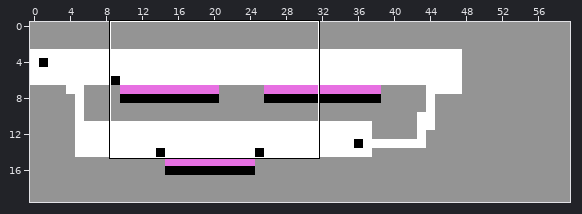
Level history. Tiled map: public/benchmark3/assets/Level3.tmx. Above: a wide view before the commit, with the close-up outlined.
Close-up. Old version:
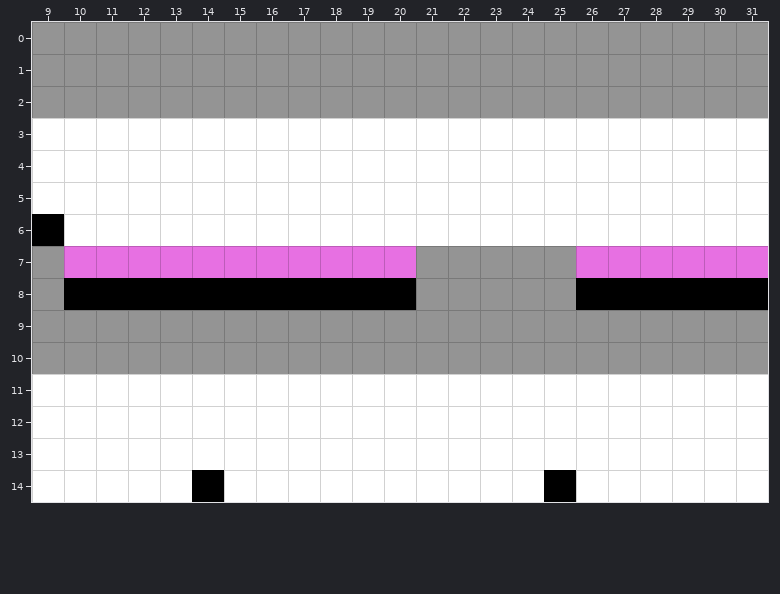
Cells are 32x32 px. Shown: x 9..31, y 0..14.
Once edited:
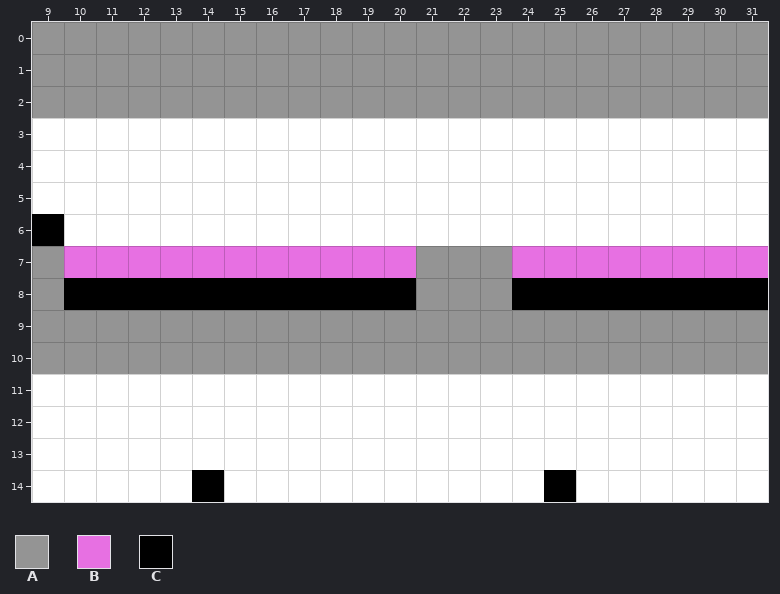
Key: from "tileset": A 2, B 5, C 6.
_ is an empty cell, . an unchanged one.
Objects are placed by their top-left corner, in cells (3,4 is the top-left corner of cell 3,4); size is 1x1 cell unless given.
The edit:
--- layer "blockedLayer"
@@ x 24..25 @@
- 7 AA
- 8 AA
+ 7 __
+ 8 __
--- layer "objectsLayer"
+C at 25,8
+C at 24,8
--- layer "moveableLayer1"
@@ x 24..25 @@
- 7 __
+ 7 BB
Pixel boxes of the changes (left, top, right, bottom) in both close-ups:
changed: (512, 246, 576, 310)
